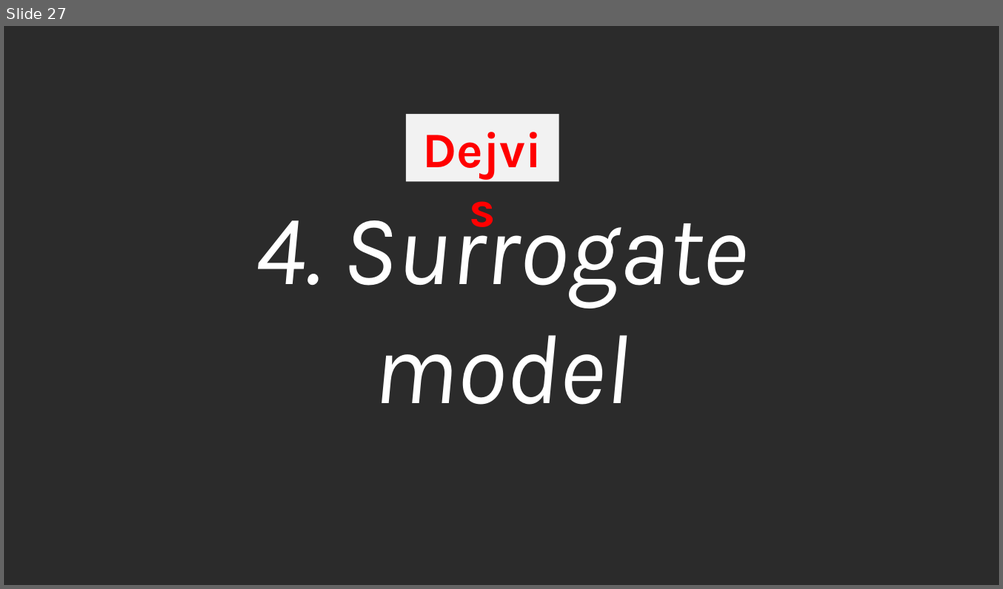
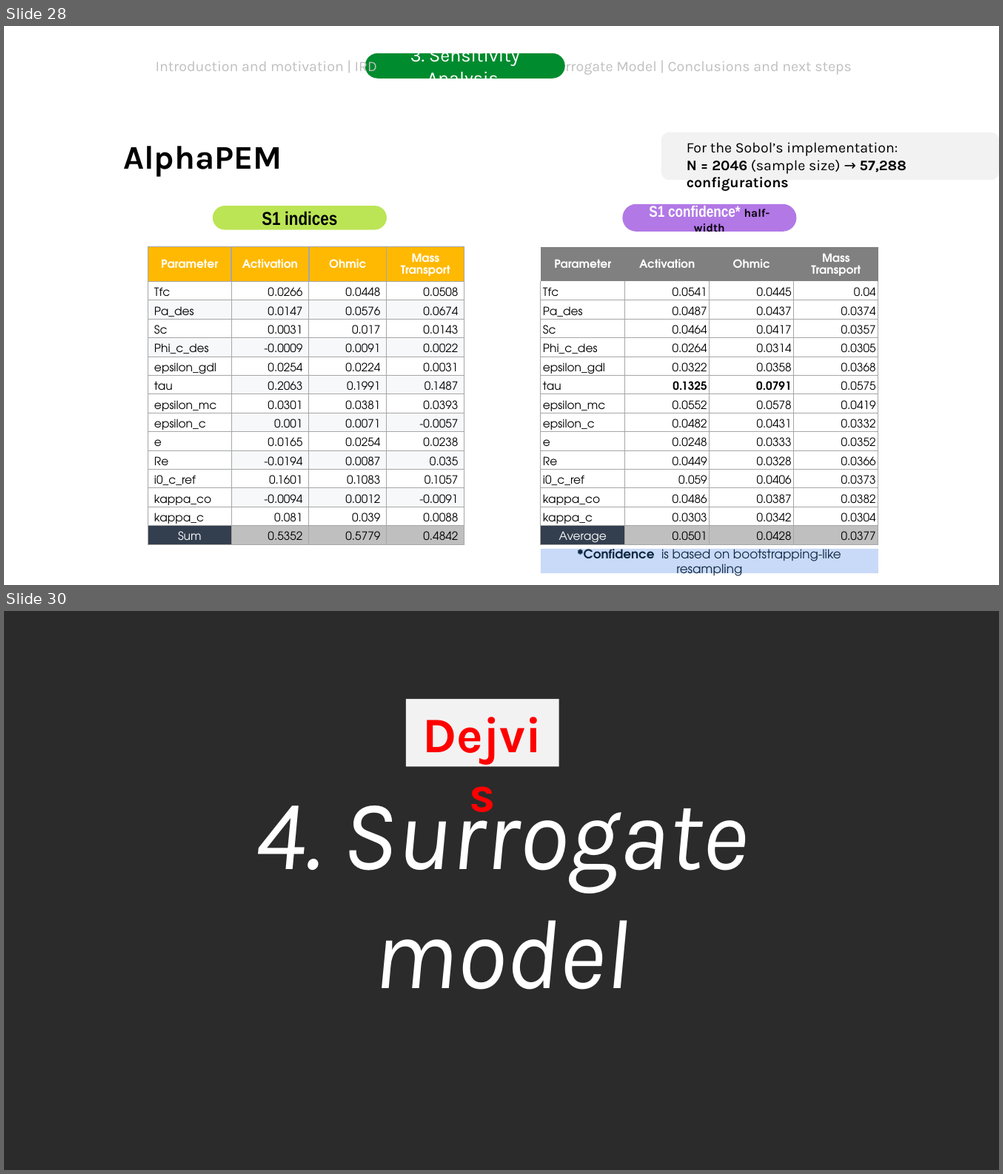
Before and after one commit to DejvisT/Sensitivity-Analysis-and-Surrogate-Modeling-of-PEM-Fuel-Cells, a slide deck: final_presentation_v1.pptx. Shown one above the other, each under a label of ours: slide 27 before the commit, slides 28 and 30 after it; the slides between them are not shown. The pictures are 1003x589 and 1003x1174 pixels, drawn with LibreOffice and Linux fonts; fonts in the diff are those of the drawing; background and template pictures are left out; a plain dark background stands for a picture behind light text. Boxes give left, top, right and bottom in pixels: in the first picture for what was removed or moved away, otherwise in the second. Text is boxed around its words. In the diff, an @@ line names an element or a change of style, - is before the commit and + after.

Commit message:
updates in the sensitivity analysis section

```diff
--- a/final_presentation_v1.pptx
+++ b/final_presentation_v1.pptx
@@ slide 28 added at <box>4,26,999,585</box>, background picture (left out) @@
@@ text added at <box>156,58,377,76</box>, 14 pt, text #BFBFBF @@
+Introduction and motivation | IRD
@@ rounded rectangle added at <box>365,53,565,79</box>, fill #008B2E, 18 pt, text #FFFFFF @@
+3. Sensitivity Analysis
@@ text added at <box>548,58,851,76</box>, 14 pt, text #BFBFBF @@
+Surrogate Model | Conclusions and next steps
@@ rounded rectangle added at <box>661,133,999,181</box>, fill #F2F2F2 @@
@@ text added at <box>123,146,282,177</box>, 32 pt, text #000000, bold @@
+AlphaPEM
@@ text added at <box>686,142,906,174</box>, 14 pt, text #000000 @@
+For the Sobol’s implementation:
+N = 2046 (sample size) → 57,288 configurations
@@ page number added at <box>7,219,43,255</box>, 16 pt, text #FFFFFF, bold @@
+28
@@ rounded rectangle added at <box>213,206,387,230</box>, fill #BBE555, 18 pt, text #000000, bold @@
+S1 indices
@@ rounded rectangle added at <box>623,204,797,232</box>, fill #B278E6, 15 pt, text #FFFFFF, bold @@
+S1 confidence* half-width
@@ table added at <box>148,247,464,549</box>, 15 rows, 4 columns @@
+Parameter | Activation | Ohmic | Mass Transport
+Tfc | 0.0266 | 0.0448 | 0.0508
+Pa_des | 0.0147 | 0.0576 | 0.0674
+Sc | 0.0031 | 0.017 | 0.0143
+Phi_c_des | -0.0009 | 0.0091 | 0.0022
+epsilon_gdl | 0.0254 | 0.0224 | 0.0031
+tau | 0.2063 | 0.1991 | 0.1487
+epsilon_mc | 0.0301 | 0.0381 | 0.0393
+epsilon_c | 0.001 | 0.0071 | -0.0057
+e | 0.0165 | 0.0254 | 0.0238
+Re | -0.0194 | 0.0087 | 0.035
+i0_c_ref | 0.1601 | 0.1083 | 0.1057
+kappa_co | -0.0094 | 0.0012 | -0.0091
+kappa_c | 0.081 | 0.039 | 0.0088
+Sum | 0.5352 | 0.5779 | 0.4842
@@ table added at <box>540,247,878,549</box>, 15 rows, 4 columns @@
+Parameter | Activation | Ohmic | Mass Transport
+Tfc | 0.0541 | 0.0445 | 0.04
+Pa_des | 0.0487 | 0.0437 | 0.0374
+Sc | 0.0464 | 0.0417 | 0.0357
+Phi_c_des | 0.0264 | 0.0314 | 0.0305
+epsilon_gdl | 0.0322 | 0.0358 | 0.0368
+tau | 0.1325 | 0.0791 | 0.0575
+epsilon_mc | 0.0552 | 0.0578 | 0.0419
+epsilon_c | 0.0482 | 0.0431 | 0.0332
+e | 0.0248 | 0.0333 | 0.0352
+Re | 0.0449 | 0.0328 | 0.0366
+i0_c_ref | 0.059 | 0.0406 | 0.0373
+kappa_co | 0.0486 | 0.0387 | 0.0382
+kappa_c | 0.0303 | 0.0342 | 0.0304
+Average | 0.0501 | 0.0428 | 0.0377
@@ rounded rectangle added at <box>540,549,879,574</box>, fill #C9DAF8, 12 pt, text #0E2841 @@
+*Confidence is based on bootstrapping-like resampling
@@ what was slide 27 is now slide 30 @@
```
Also in this commit, not shown: 12 slides changed, 3 other slides added, 1 slide removed.
